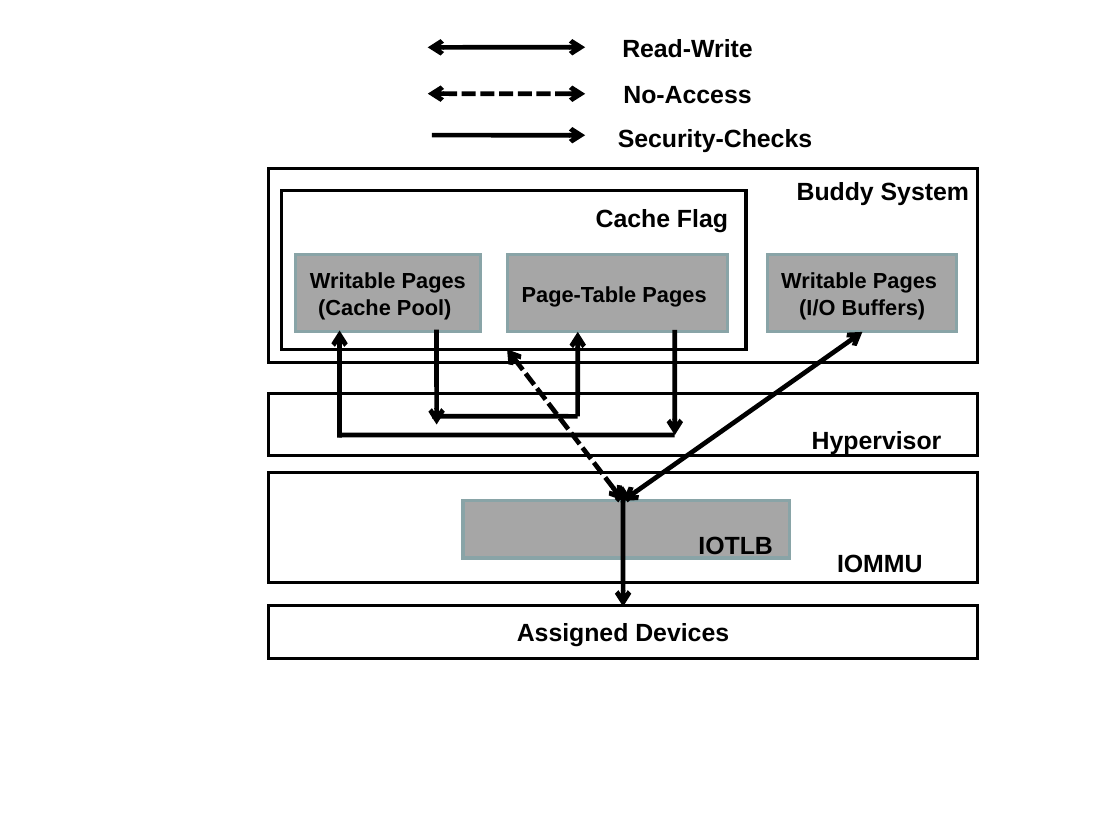
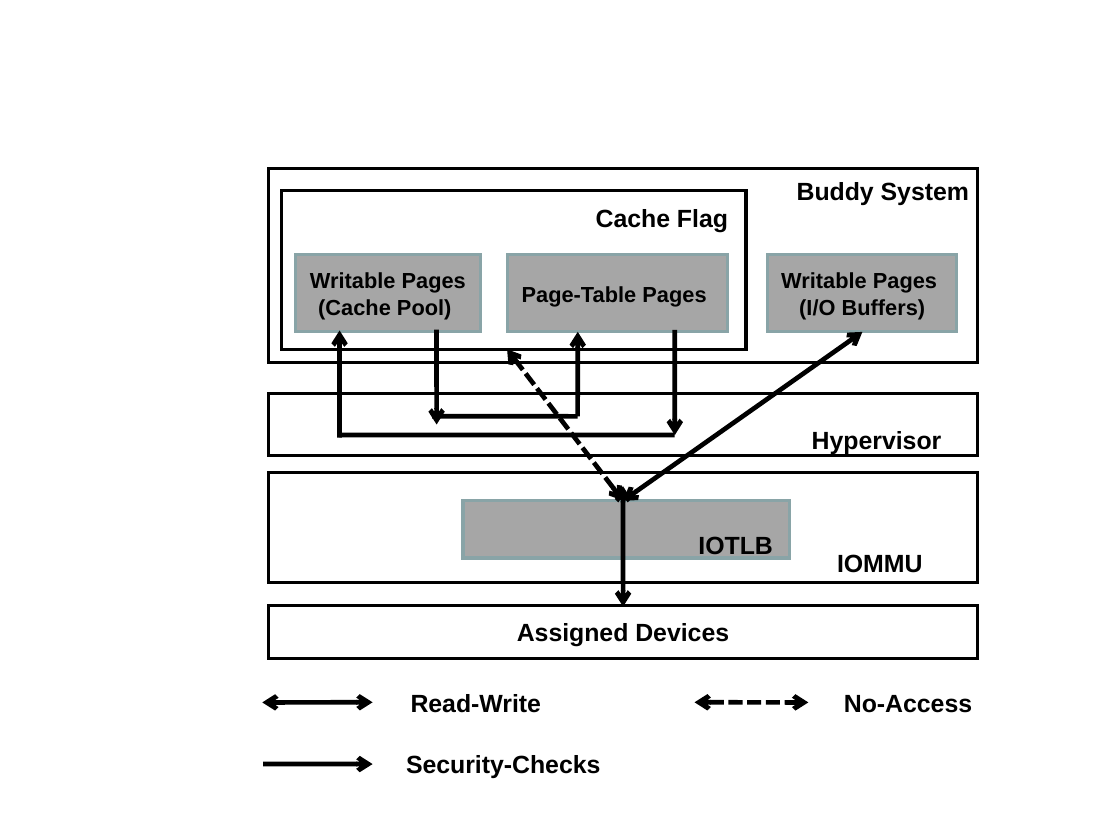
Before and after one commit to strongerwill/FastIO, a slide deck: slide 1 of doc/paper/image/overview/overview.ppt. Drawn at 1120x840 pixels with LibreOffice and Linux fonts; fonts in the diff are those of the drawing. Boxes give left, top, right and bottom in pixels: in the first picture for what was removed or moved away, otherwise in the second. Text is boxed around its words. In the diff, an @@ line names an element or a change of style, - is before the commit and + after.

```diff
--- a/doc/paper/image/overview/overview.ppt
+++ b/doc/paper/image/overview/overview.ppt
@@ text "Read-Write": place and size @@
-text "Read-Write" at [622,39,752,58]
+text "Read-Write" at [411,694,541,713]
@@ text "No-Access": place and size @@
-text "No-Access" at [623,86,751,104]
+text "No-Access" at [844,695,972,713]
@@ double arrow moved from (585, 47) - (428, 47) to (373, 702) - (262, 702) @@
@@ double arrow moved from (428, 94) - (585, 94) to (694, 702) - (809, 702) @@
@@ text "Security-Checks": place and size @@
-text "Security-Checks" at [618,129,812,152]
+text "Security-Checks" at [406,755,600,778]
@@ arrow moved from (432, 136) - (585, 136) to (263, 764) - (373, 764) @@
```
Also in this commit, not shown: 4 other files.
